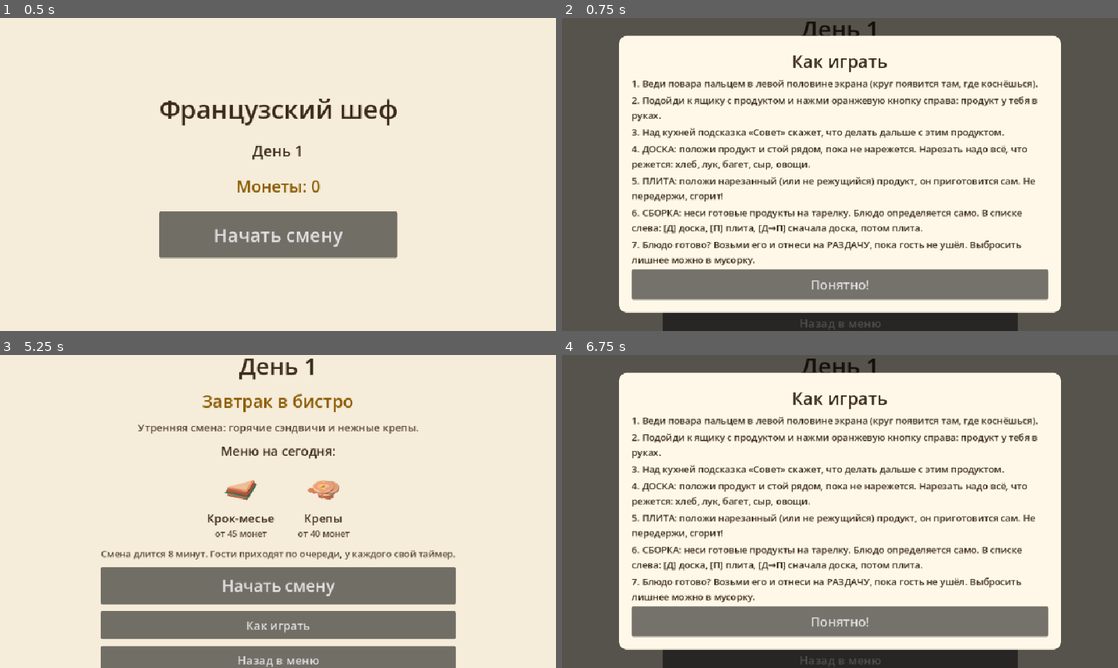
Above: before the commit, frames 1-4 (two rows, left to right).
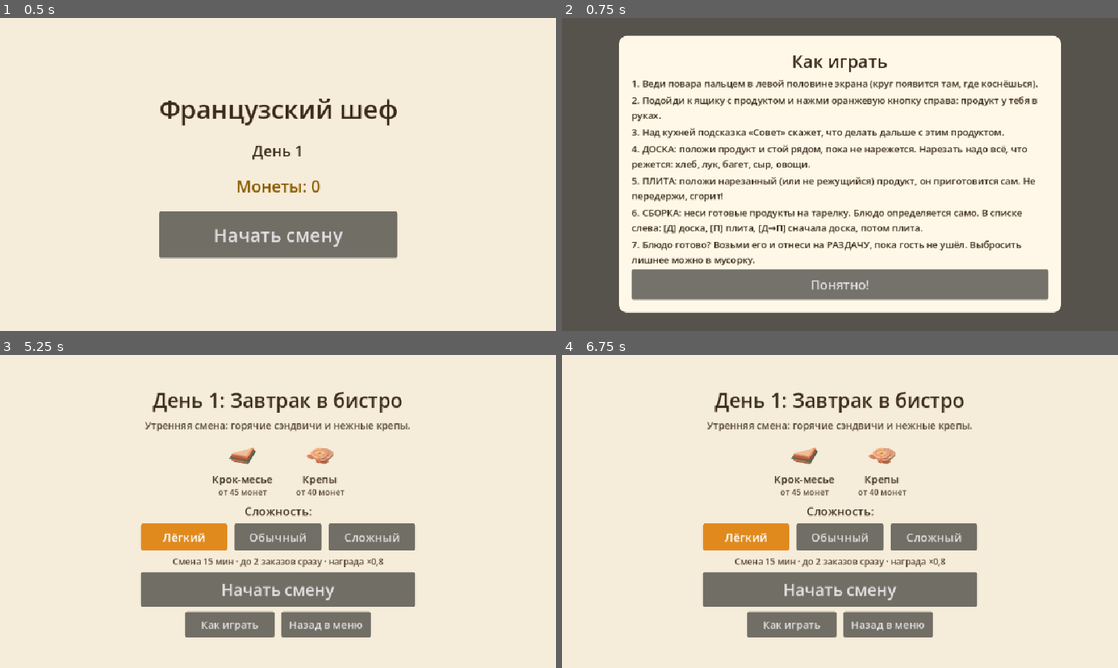
Above: after the commit, the same moments.

Repository: makedonski792-dot/Cheef-NAT
Game: Godot game, scene res://scenes/main_menu.tscn
Same seed, same stepped clock (60 frames per second), same inputs: the game is played once before the commit and once after it.
Inputs (mouse positions are in pixels of both pictures, inside the frame that each line leads up to):
- Up to frame 1 (0.5 s): no input
- Up to frame 2 (0.75 s): click "Начать смену" at 0.5 s
- Up to frame 3 (5.25 s): click (183, 536) at 1.25 s, where only the run after the commit has a clickable "Лёгкий"; click (278, 536) at 2 s, where only the run after the commit has a clickable "Обычный"; click (372, 536) at 2.75 s, where only the run after the commit has a clickable "Сложный"; click "Начать смену" at 3.5 s; click "Начать смену" at 4.25 s; click "Как играть" at 5 s
- Up to frame 4 (6.75 s): click "Как играть" at 5.75 s; click "Назад в меню" at 6.5 s

Frame 1 is identical in both runs. In frame 2, 3.8% of the frame differs, in the area x 18-82%, y 1-100%; in frame 3, 21%; in frame 4, 54%, in the area x 0-100%, y 0-100%.

Commit message:
Уровни сложности (лёгкий, обычный, сложный): длина смены, терпение и частота гостей, число заказов, награда; смена удлинена до 10 минут
Co-Authored-By: Claude Sonnet 5.5 <noreply@anthropic.com>

Diff:
--- a/data/shifts/bakery.json
+++ b/data/shifts/bakery.json
@@ -3,7 +3,7 @@
 	"order": 3,
 	"name": "Пироги и десерты",
 	"description": "Киш и крем-брюле для самых сладкоежек.",
-	"duration": 480,
+	"duration": 600,
 	"first_order_delay": 2,
 	"second_order_delay": 35,
 	"order_interval": [
@@ -11,7 +11,7 @@
 		90
 	],
 	"max_orders": 3,
-	"stop_orders_before": 110,
+	"stop_orders_before": 150,
 	"recipes": [
 		"quiche_lorraine",
 		"creme_brulee"
--- a/data/shifts/breakfast.json
+++ b/data/shifts/breakfast.json
@@ -3,7 +3,7 @@
 	"order": 1,
 	"name": "Завтрак в бистро",
 	"description": "Утренняя смена: горячие сэндвичи и нежные крепы.",
-	"duration": 480,
+	"duration": 600,
 	"first_order_delay": 2,
 	"second_order_delay": 35,
 	"order_interval": [
@@ -11,7 +11,7 @@
 		90
 	],
 	"max_orders": 3,
-	"stop_orders_before": 110,
+	"stop_orders_before": 150,
 	"recipes": [
 		"croque_monsieur",
 		"crepes"
--- a/data/shifts/classic.json
+++ b/data/shifts/classic.json
@@ -3,7 +3,7 @@
 	"order": 2,
 	"name": "Классика",
 	"description": "Французская классика: луковый суп и свежий салат.",
-	"duration": 480,
+	"duration": 600,
 	"first_order_delay": 2,
 	"second_order_delay": 35,
 	"order_interval": [
@@ -11,7 +11,7 @@
 		90
 	],
 	"max_orders": 3,
-	"stop_orders_before": 110,
+	"stop_orders_before": 150,
 	"recipes": [
 		"onion_soup",
 		"salade_nicoise"
--- a/data/shifts/meat_sea.json
+++ b/data/shifts/meat_sea.json
@@ -3,7 +3,7 @@
 	"order": 5,
 	"name": "Мясо и море",
 	"description": "Бёф бургиньон и мидии в вине для гурманов.",
-	"duration": 480,
+	"duration": 600,
 	"first_order_delay": 2,
 	"second_order_delay": 35,
 	"order_interval": [
@@ -11,7 +11,7 @@
 		90
 	],
 	"max_orders": 3,
-	"stop_orders_before": 110,
+	"stop_orders_before": 150,
 	"recipes": [
 		"boeuf_bourguignon",
 		"moules_mariniere"
--- a/data/shifts/veggie.json
+++ b/data/shifts/veggie.json
@@ -3,7 +3,7 @@
 	"order": 4,
 	"name": "Овощной день",
 	"description": "Рататуй и салат: вся Прованса на тарелке.",
-	"duration": 480,
+	"duration": 600,
 	"first_order_delay": 2,
 	"second_order_delay": 35,
 	"order_interval": [
@@ -11,7 +11,7 @@
 		90
 	],
 	"max_orders": 3,
-	"stop_orders_before": 110,
+	"stop_orders_before": 150,
 	"recipes": [
 		"ratatouille",
 		"salade_nicoise"
--- a/scenes/kitchen.gd
+++ b/scenes/kitchen.gd
@@ -39,7 +39,7 @@
 func _ready() -> void:
 	shift = GameState.current_shift
 	if shift.is_empty():
-		shift = GameState.pick_shift()
+		shift = GameState.make_shift()
 	menu = RecipeLoader.recipes_for_shift(shift)
 	_ingredients = RecipeLoader.load_ingredients()
 	orders = OrderBoard.new(shift, menu)
@@ -260,11 +260,12 @@
 		return
 	# Оценка: звёзды зависят от того, как быстро блюдо подано после прихода заказа
 	var result := dish.dish_logic.grade(order.elapsed)
-	GameState.add_coins(result["reward"])
-	earned += result["reward"]
+	var reward := int(round(result["reward"] * float(shift.get("reward_scale", 1.0))))
+	GameState.add_coins(reward)
+	earned += reward
 	served += 1
 	orders.complete(order)
-	_float_text("+%d монет" % result["reward"], Vector2(740, 150), Color("2e7d32"))
+	_float_text("+%d монет" % reward, Vector2(740, 150), Color("2e7d32"))
 
 
 # Билеты в ряд: самый старый заказ слева
@@ -437,8 +438,8 @@
 	var text := Label.new()
 	text.horizontal_alignment = HORIZONTAL_ALIGNMENT_CENTER
 	text.add_theme_font_size_override("font_size", 28)
-	text.text = "День %d закончен!\n%s\nПодано блюд: %d\nПотеряно заказов: %d\nЗаработано: +%d монет" % [
-		day, shift["name"], served, failed, earned
+	text.text = "День %d закончен!\n%s · %s\nПодано блюд: %d\nПотеряно заказов: %d\nЗаработано: +%d монет" % [
+		day, shift["name"], Difficulty.level_name(shift.get("difficulty", "normal")), served, failed, earned
 	]
 	box.add_child(text)
 
--- a/scenes/shift_intro.gd
+++ b/scenes/shift_intro.gd
@@ -3,12 +3,16 @@
 # Смены идут по кругу, по одной в день, выбирать рецепт не нужно:
 # гости сами закажут любое блюдо из меню.
 
-var _shift: Dictionary
+var _shift: Dictionary          # смена с настройками выбранной сложности
+var _base_shift: Dictionary     # смена дня без учёта сложности
+var _info_label: Label
+var _level_buttons := {}
 
 
 func _ready() -> void:
-	_shift = GameState.pick_shift()
-	var menu := RecipeLoader.recipes_for_shift(_shift)
+	_base_shift = GameState.pick_shift()
+	_shift = GameState.make_shift()
+	var menu := RecipeLoader.recipes_for_shift(_base_shift)
 
 	var background := ColorRect.new()
 	background.color = Color("f5ecd9")
@@ -19,13 +23,11 @@
 	column.set_anchors_preset(Control.PRESET_CENTER)
 	column.grow_horizontal = Control.GROW_DIRECTION_BOTH
 	column.grow_vertical = Control.GROW_DIRECTION_BOTH
-	column.add_theme_constant_override("separation", 12)
+	column.add_theme_constant_override("separation", 8)
 	add_child(column)
 
-	column.add_child(_label("День %d" % GameState.day, 40, Color("3b2a1a")))
-	column.add_child(_label(_shift.get("name", ""), 30, Color("8a5a00")))
-	column.add_child(_label(_shift.get("description", ""), 18, Color("5b4a3a")))
-	column.add_child(_label("Меню на сегодня:", 22, Color("3b2a1a")))
+	column.add_child(_label("День %d: %s" % [GameState.day, _base_shift.get("name", "")], 34, Color("3b2a1a")))
+	column.add_child(_label(_base_shift.get("description", ""), 17, Color("5b4a3a")))
 
 	# Блюда меню с картинками
 	var dishes := HBoxContainer.new()
@@ -34,44 +36,89 @@
 	column.add_child(dishes)
 	for recipe in menu:
 		var dish := VBoxContainer.new()
-		dish.add_theme_constant_override("separation", 2)
+		dish.add_theme_constant_override("separation", 0)
 		var icon := TextureRect.new()
 		icon.texture = Icons.food(recipe.get("dish_icon", ""))
-		icon.custom_minimum_size = Vector2(72, 72)
+		icon.custom_minimum_size = Vector2(60, 60)
 		icon.expand_mode = TextureRect.EXPAND_IGNORE_SIZE
 		icon.stretch_mode = TextureRect.STRETCH_KEEP_ASPECT_CENTERED
 		dish.add_child(icon)
-		dish.add_child(_label(recipe["name"], 20, Color("3b2a1a")))
-		dish.add_child(_label("от %d монет" % recipe["base_reward"], 15, Color("5b4a3a")))
+		dish.add_child(_label(recipe["name"], 18, Color("3b2a1a")))
+		dish.add_child(_label("от %d монет" % recipe["base_reward"], 14, Color("5b4a3a")))
 		dishes.add_child(dish)
 
-	var minutes := int(_shift.get("duration", 420)) / 60
-	column.add_child(_label("Смена длится %d минут. Гости приходят по очереди, у каждого свой таймер." % minutes, 16, Color("5b4a3a")))
+	# Выбор уровня сложности
+	column.add_child(_label("Сложность:", 20, Color("3b2a1a")))
+	var levels := HBoxContainer.new()
+	levels.alignment = BoxContainer.ALIGNMENT_CENTER
+	levels.add_theme_constant_override("separation", 12)
+	column.add_child(levels)
+	var group := ButtonGroup.new()
+	for level_id in Difficulty.ORDER:
+		var button := Button.new()
+		button.text = Difficulty.level_name(level_id)
+		button.toggle_mode = true
+		button.button_group = group
+		button.button_pressed = (level_id == GameState.difficulty)
+		button.custom_minimum_size = Vector2(150, 46)
+		button.add_theme_font_size_override("font_size", 20)
+		# Выбранный уровень подсвечен оранжевым
+		var selected := StyleBoxFlat.new()
+		selected.bg_color = Color("e08a1e")
+		selected.set_corner_radius_all(4)
+		for style_name in ["pressed", "hover_pressed"]:
+			button.add_theme_stylebox_override(style_name, selected)
+		button.add_theme_color_override("font_pressed_color", Color.WHITE)
+		button.add_theme_color_override("font_hover_pressed_color", Color.WHITE)
+		button.pressed.connect(_on_level_pressed.bind(level_id))
+		levels.add_child(button)
+		_level_buttons[level_id] = button
+	_info_label = _label("", 15, Color("5b4a3a"))
+	column.add_child(_info_label)
+	_update_info()
 
 	var start := Button.new()
 	start.text = "Начать смену"
-	start.custom_minimum_size = Vector2(300, 64)
+	start.custom_minimum_size = Vector2(320, 60)
 	start.add_theme_font_size_override("font_size", 28)
 	start.pressed.connect(_on_start_pressed)
 	column.add_child(start)
 
+	# Внизу в ряд: «Как играть» и «Назад»
+	var bottom := HBoxContainer.new()
+	bottom.alignment = BoxContainer.ALIGNMENT_CENTER
+	bottom.add_theme_constant_override("separation", 12)
+	column.add_child(bottom)
+
 	var help := Button.new()
 	help.text = "Как играть"
-	help.custom_minimum_size = Vector2(300, 48)
-	help.add_theme_font_size_override("font_size", 20)
+	help.custom_minimum_size = Vector2(154, 44)
+	help.add_theme_font_size_override("font_size", 18)
 	help.pressed.connect(_show_tutorial)
-	column.add_child(help)
+	bottom.add_child(help)
 
 	var back := Button.new()
 	back.text = "Назад в меню"
-	back.custom_minimum_size = Vector2(300, 48)
-	back.add_theme_font_size_override("font_size", 20)
+	back.custom_minimum_size = Vector2(154, 44)
+	back.add_theme_font_size_override("font_size", 18)
 	back.pressed.connect(_on_back_pressed)
-	column.add_child(back)
+	bottom.add_child(back)
 
 	# Первый раз показываем обучение сразу
 	if not GameState.tutorial_seen:
 		_show_tutorial()
+
+
+# Игрок выбрал уровень сложности: запоминаем и обновляем описание
+func _on_level_pressed(level_id: String) -> void:
+	GameState.difficulty = level_id
+	GameState.save_game()
+	_shift = GameState.make_shift()
+	_update_info()
+
+
+func _update_info() -> void:
+	_info_label.text = Difficulty.describe(_shift)
 
 
 # Короткая инструкция «Как играть» поверх экрана
--- /dev/null
+++ b/scripts/difficulty.gd
@@ -0,0 +1,42 @@
+class_name Difficulty
+extends RefCounted
+# Уровни сложности: меняют длину смены, терпение и частоту гостей, число
+# одновременных заказов и награду. Сами смены (data/shifts/*.json) описаны для
+# «Обычного» уровня, остальные считаются от него.
+
+const ORDER := ["easy", "normal", "hard"]
+const DEFAULT_ID := "easy"
+
+# duration — длина смены, interval — как редко приходят гости, patience — терпение гостей,
+# reward — множитель награды в монетах
+const LEVELS := {
+	"easy": {"name": "Лёгкий", "duration": 1.5, "interval": 1.25, "patience": 1.3, "max_orders": 2, "reward": 0.8},
+	"normal": {"name": "Обычный", "duration": 1.0, "interval": 1.0, "patience": 1.0, "max_orders": 3, "reward": 1.0},
+	"hard": {"name": "Сложный", "duration": 0.7, "interval": 0.8, "patience": 0.7, "max_orders": 4, "reward": 1.5},
+}
+
+
+static func level_name(level_id: String) -> String:
+	return LEVELS.get(level_id, LEVELS["normal"])["name"]
+
+
+# Копия смены с настройками выбранного уровня сложности
+static func apply(shift: Dictionary, level_id: String) -> Dictionary:
+	var level: Dictionary = LEVELS.get(level_id, LEVELS["normal"])
+	var result := shift.duplicate(true)
+	result["difficulty"] = level_id if LEVELS.has(level_id) else "normal"
+	result["duration"] = roundf(float(shift["duration"]) * level["duration"])
+	var interval: Array = shift.get("order_interval", [65, 90])
+	result["order_interval"] = [roundf(float(interval[0]) * level["interval"]), roundf(float(interval[1]) * level["interval"])]
+	result["second_order_delay"] = roundf(float(shift.get("second_order_delay", 35)) * level["interval"])
+	result["patience_scale"] = float(shift.get("patience_scale", 1.0)) * level["patience"]
+	result["max_orders"] = level["max_orders"]
+	result["reward_scale"] = level["reward"]
+	return result
+
+
+# Короткое описание уровня для экрана выбора
+static func describe(shift: Dictionary) -> String:
+	var minutes := int(shift["duration"]) / 60
+	var level: Dictionary = LEVELS.get(shift.get("difficulty", "normal"), LEVELS["normal"])
+	return "Смена %d мин · до %d заказов сразу · награда ×%s" % [minutes, level["max_orders"], str(level["reward"]).replace(".", ",")]
--- a/scripts/game_state.gd
+++ b/scripts/game_state.gd
@@ -10,6 +10,9 @@
 
 # Включён ли звук (запоминается в сохранении)
 var sound_enabled: bool = true
+
+# Выбранный уровень сложности: "easy", "normal" или "hard" (запоминается)
+var difficulty: String = Difficulty.DEFAULT_ID
 
 # Видел ли игрок короткое обучение (показываем один раз)
 var tutorial_seen: bool = false
@@ -31,7 +34,15 @@
 	save_game()
 
 
-# Смена на сегодня: смены идут по кругу, по одной в день
+# Смена на сегодня с настройками выбранного уровня сложности
+func make_shift() -> Dictionary:
+	var base := pick_shift()
+	if base.is_empty():
+		return base
+	return Difficulty.apply(base, difficulty)
+
+
+# Смена на сегодня без учёта сложности: смены идут по кругу, по одной в день
 func pick_shift() -> Dictionary:
 	var shifts := RecipeLoader.load_shifts()
 	if shifts.is_empty():
@@ -46,7 +57,7 @@
 
 
 func save_game() -> void:
-	SaveGame.write({"coins": coins, "sound": sound_enabled, "day": day, "tutorial": tutorial_seen}, save_path)
+	SaveGame.write({"coins": coins, "sound": sound_enabled, "day": day, "tutorial": tutorial_seen, "difficulty": difficulty}, save_path)
 
 
 # Загрузить сохранение. Если его нет, начинаем с 0 монет.
@@ -57,3 +68,6 @@
 	sound_enabled = bool(data.get("sound", true))
 	day = maxi(1, int(data.get("day", 1)))
 	tutorial_seen = bool(data.get("tutorial", false))
+	difficulty = String(data.get("difficulty", Difficulty.DEFAULT_ID))
+	if not Difficulty.LEVELS.has(difficulty):
+		difficulty = Difficulty.DEFAULT_ID
--- /dev/null
+++ b/tests/test_difficulty.gd
@@ -0,0 +1,122 @@
+extends SceneTree
+# Проверка уровней сложности: длина смены, терпение, число заказов, награда,
+# выбор на экране и сохранение выбора.
+#   Godot --headless --path . --script tests/test_difficulty.gd
+
+var failures := 0
+
+
+func check(condition: bool, message: String) -> void:
+	if condition:
+		print("  ок: ", message)
+	else:
+		failures += 1
+		print("  ОШИБКА: ", message)
+
+
+func find_button(node: Node, text: String) -> Button:
+	if node is Button and node.text == text:
+		return node
+	for child in node.get_children():
+		var found := find_button(child, text)
+		if found != null:
+			return found
+	return null
+
+
+func _init() -> void:
+	await process_frame
+	var game_state = root.get_node("GameState")
+	game_state.save_path = "user://test_save.json"
+	game_state.coins = 0
+	game_state.day = 2
+
+	var base: Dictionary = {}
+	for shift in RecipeLoader.load_shifts():
+		if shift["id"] == "classic":
+			base = shift
+
+	print("Расчёт уровней")
+	var easy := Difficulty.apply(base, "easy")
+	var normal := Difficulty.apply(base, "normal")
+	var hard := Difficulty.apply(base, "hard")
+	check(base["duration"] >= 600, "базовая смена длиннее: %d с" % base["duration"])
+	check(easy["duration"] > normal["duration"] and normal["duration"] > hard["duration"],
+			"смена: лёгкий %d с > обычный %d с > сложный %d с" % [easy["duration"], normal["duration"], hard["duration"]])
+	check(normal["duration"] == base["duration"], "обычный уровень = смена как в файле")
+	check(easy["patience_scale"] > normal["patience_scale"] and normal["patience_scale"] > hard["patience_scale"], "терпение гостей падает с ростом сложности")
+	check(easy["order_interval"][0] > hard["order_interval"][0], "на лёгком гости приходят реже")
+	check(easy["max_orders"] < normal["max_orders"] and normal["max_orders"] < hard["max_orders"], "заказов сразу: %d / %d / %d" % [easy["max_orders"], normal["max_orders"], hard["max_orders"]])
+	check(easy["reward_scale"] < 1.0 and hard["reward_scale"] > 1.0, "награда: лёгкий ×%s, сложный ×%s" % [easy["reward_scale"], hard["reward_scale"]])
+	check(Difficulty.apply(base, "нет_такого")["difficulty"] == "normal", "неизвестный уровень = обычный")
+	check(base["duration"] == 600 and not base.has("difficulty"), "исходная смена не испорчена")
+
+	print("Поток заказов по уровням")
+	var menu := RecipeLoader.recipes_for_shift(base)
+	for level_id in ["easy", "hard"]:
+		var board := OrderBoard.new(Difficulty.apply(base, level_id), menu)
+		var max_active := 0
+		var t := 0.0
+		while t < board.duration():
+			board.update(0.5)
+			t += 0.5
+			max_active = maxi(max_active, board.orders.size())
+		check(max_active <= board.max_orders(), "%s: одновременно не больше %d заказов (было %d)" % [level_id, board.max_orders(), max_active])
+
+	print("Выбор запоминается")
+	game_state.difficulty = "hard"
+	game_state.save_game()
+	game_state.difficulty = "easy"
+	game_state.load_game()
+	check(game_state.difficulty == "hard", "сложность сохранилась")
+	check(game_state.make_shift()["difficulty"] == "hard", "смена дня создаётся со сложностью «hard»")
+	SaveGame.write({"coins": 0, "difficulty": "безумный"}, "user://test_save.json")
+	game_state.load_game()
+	check(game_state.difficulty == Difficulty.DEFAULT_ID, "битое значение заменяется уровнем по умолчанию")
+	check(Difficulty.DEFAULT_ID == "easy", "по умолчанию «Лёгкий»")
+
+	print("Экран выбора")
+	game_state.difficulty = "easy"
+	var intro: Control = load("res://scenes/shift_intro.tscn").instantiate()
+	root.add_child(intro)
+	await process_frame
+	await process_frame
+	var easy_button := find_button(intro, "Лёгкий")
+	var hard_button := find_button(intro, "Сложный")
+	check(easy_button != null and hard_button != null and find_button(intro, "Обычный") != null, "на экране три кнопки уровней")
+	check(easy_button.button_pressed and not hard_button.button_pressed, "отмечен текущий уровень")
+	check(intro._info_label.text.contains("15 мин") and intro._info_label.text.contains("×0,8"), "описание: " + intro._info_label.text)
+	hard_button.button_pressed = true
+	hard_button.pressed.emit()
+	check(game_state.difficulty == "hard", "нажали «Сложный»: выбор запомнен")
+	check(intro._info_label.text.contains("7 мин") and intro._info_label.text.contains("×1,5"), "описание обновилось: " + intro._info_label.text)
+	check(intro._shift["difficulty"] == "hard", "смена для старта пересчитана")
+	intro.queue_free()
+	await process_frame
+
+	print("Награда по уровню")
+	game_state.current_shift = Difficulty.apply(base, "easy")
+	var kitchen: Node2D = load("res://scenes/kitchen.tscn").instantiate()
+	root.add_child(kitchen)
+	await physics_frame
+	await physics_frame
+	kitchen.orders.auto_spawn = false
+	check(is_equal_approx(kitchen.orders.duration(), 900.0), "на лёгком смена идёт %d с" % kitchen.orders.duration())
+	var soup: Dictionary = kitchen.menu.filter(func(r): return r["id"] == "onion_soup")[0]
+	kitchen.orders.add_order(soup, "classic")
+	var cooking := CookingLogic.new(soup)
+	for id in ["onion", "butter", "baguette", "gruyere", "broth"]:
+		cooking.do_step(id)
+	var dish := FoodItem.new("dish", {"name": "Суп", "icon": "bowl-soup"})
+	dish.is_dish = true
+	dish.dish_recipe_id = "onion_soup"
+	dish.dish_variant_id = "classic"
+	dish.dish_logic = cooking
+	kitchen._on_served(dish)
+	check(kitchen.earned == 32 and game_state.coins == 32, "суп на лёгком: 40 × 0,8 = %d монет" % kitchen.earned)
+
+	paused = false
+	DirAccess.remove_absolute("user://test_save.json")
+	print("")
+	print("ВСЕ ТЕСТЫ ПРОШЛИ" if failures == 0 else "ПРОВАЛЕНО ТЕСТОВ: %d" % failures)
+	quit(failures)
Not shown, added: scripts/difficulty.gd.uid
Not shown, added: tests/test_difficulty.gd.uid
Not shown, changed: README.md
